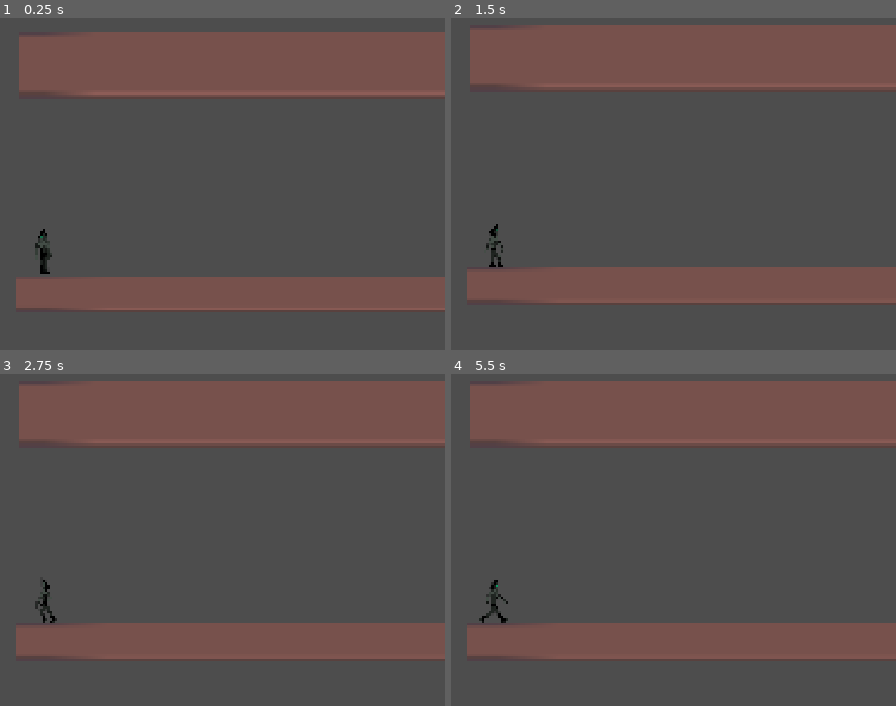
Above: before the commit, frames 1-4 (two rows, left to right).
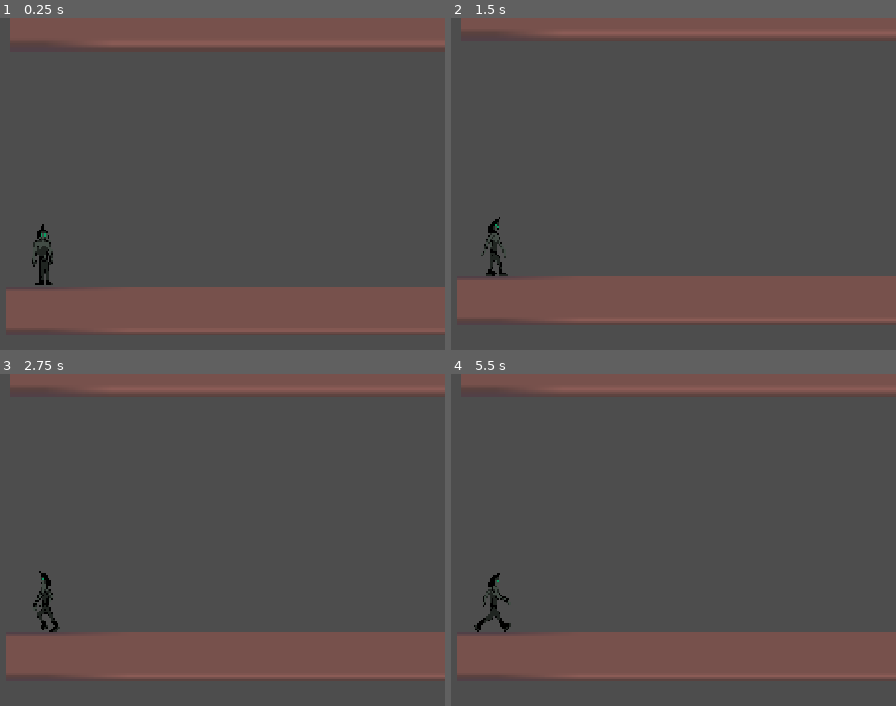
Above: after the commit, the same moments.

Repository: ParkHyun122/PlatformerGameJam2
Game: Godot game, scene res://test.tscn
The game is run twice, just before and just after one commit, with the same random seed, the same clock (stepped at 60 frames per second) and the same inputs.
Inputs (mouse positions are in pixels of both pictures, inside the frame that each line leads up to):
- Up to frame 1 (0.25 s): no input
- Up to frame 2 (1.5 s): move the mouse to (673, 220) at 0.52 s; hold S (crouch) 0.53-1.28 s; hold D (right) from 0.53 s (still down); tap W (jump) at 0.77, 1.07 s; tap Space (wall_cling) at 0.8, 1.35 s; move the mouse to (outside the picture) at 1.27 s
- Up to frame 3 (2.75 s): tap W (jump) at 1.52, 1.55, 1.82 s; tap Enter at 2 s; move the mouse to (124, 500) at 2.02 s; release D (right) at 2.03 s; hold A (left) from 2.03 s (still down); hold W (jump) from 2.03 s (still down); tap S (crouch) at 2.3 s
- Up to frame 4 (5.5 s): move the mouse to (455, 689) at 2.77 s; release A (left) at 2.78 s; release W (jump) at 2.78 s; hold D (right) 2.78-4.28 s; tap S (crouch) at 2.85, 4.55 s; tap W (jump) at 3.02, 3.32, 4.52, 4.82 s; tap Space (wall_cling) at 3.05, 4.35, 5.3 s; move the mouse to (735, 666) at 3.52 s; hold W (jump) 3.53-4.28 s; click (735, 666) at 3.6 s; move the mouse to (outside the picture) at 4.27 s; hold A (left) 4.28-5.03 s; move the mouse to (535, 599) at 5.02 s; hold D (right) from 5.03 s (still down); hold S (crouch) from 5.03 s (still down)

The runs differ from the first frame. In frame 1, 29% of the frame differs, in the area x 1-100%, y 0-96%; in frame 2, 26%; in frame 3, 26%; in frame 4, 26%.

Commit message:
cleaning up wall zip

Diff:
--- a/Scenes/Player/kunai.tscn
+++ b/Scenes/Player/kunai.tscn
@@ -55,6 +55,7 @@
 shape = SubResource("CapsuleShape2D_og1pr")
 
 [node name="AnimatedSprite2D" type="AnimatedSprite2D" parent="." unique_id=903719015]
+texture_filter = 1
 sprite_frames = SubResource("SpriteFrames_jl2j6")
 animation = &"Thrown"
 frame_progress = 0.25927463
--- a/Scenes/Player/player.tscn
+++ b/Scenes/Player/player.tscn
@@ -9,6 +9,8 @@
 [ext_resource type="Script" uid="uid://5g66wamlomtv" path="res://Scripts/Player/States/crouch.gd" id="7_0u5uq"]
 [ext_resource type="Script" uid="uid://v6tasynld3ka" path="res://Scripts/Player/States/fall.gd" id="8_jlvik"]
 [ext_resource type="Script" uid="uid://bd2n63seh8dfw" path="res://Scripts/Player/States/wallCling.gd" id="9_gk6dx"]
+[ext_resource type="Script" uid="uid://dnnvl8rl2cdla" path="res://Scripts/Player/States/wall_zip.gd" id="10_jhyir"]
+[ext_resource type="Script" uid="uid://db8xct81lhwsk" path="res://Scripts/Player/States/ceiling_hang.gd" id="11_74mp2"]
 
 [sub_resource type="CapsuleShape2D" id="CapsuleShape2D_uvnfx"]
 radius = 22.206396
@@ -136,15 +138,14 @@
 position = Vector2(-3.321809e-14, -21.65297)
 rotation = 0.00021225028
 scale = Vector2(2.2753935, -2.0843098)
-target_position = Vector2(300, 0)
+target_position = Vector2(800, 0)
 
 [node name="AnimatedSprite2D" type="AnimatedSprite2D" parent="." unique_id=140697639]
+texture_filter = 1
 position = Vector2(-2, -3)
 scale = Vector2(1.2891196, 1.2764285)
 sprite_frames = SubResource("SpriteFrames_dey5f")
-animation = &"Move"
-frame = 2
-frame_progress = 0.44162667
+animation = &"Idle"
 
 [node name="FiniteStateMachine" type="Node" parent="." unique_id=1146434802 node_paths=PackedStringArray("initial_state")]
 script = ExtResource("3_mtuoh")
@@ -173,7 +174,14 @@
 
 [node name="WallCling" type="Node" parent="FiniteStateMachine" unique_id=128717789]
 script = ExtResource("9_gk6dx")
-id = null
+metadata/_custom_type_script = "uid://2y37yx57ooc4"
+
+[node name="WallZip" type="Node" parent="FiniteStateMachine" unique_id=108372539]
+script = ExtResource("10_jhyir")
+metadata/_custom_type_script = "uid://2y37yx57ooc4"
+
+[node name="CeilingHang" type="Node" parent="FiniteStateMachine" unique_id=1557584603]
+script = ExtResource("11_74mp2")
 metadata/_custom_type_script = "uid://2y37yx57ooc4"
 
 [node name="Camera2D" type="Camera2D" parent="." unique_id=374039498]
--- /dev/null
+++ b/Scripts/Player/States/ceiling_hang.gd
@@ -0,0 +1,51 @@
+class_name CeilingHang
+extends State
+
+@onready var player: Player = $"../.."
+@export var hang_time_max := 1.5
+@export var drop_sway_speed := 180.0
+var hang_time := 0.0
+
+func enter():
+	print("State = CeilingHang")
+	player.sprite.play("Idle")
+	player.sprite.rotation = PI
+	hang_time = hang_time_max
+
+func physics_update(delta: float) -> void:
+	hang_time -= delta
+
+	if Input.is_action_just_pressed("wall_cling"):
+		player.sprite.rotation = 0
+		transition("WallZip")
+		return
+
+	if Input.is_action_pressed("crouch"):
+		_drop_or_assassinate()
+		return
+
+	if hang_time <= 0:
+		player.sprite.rotation = 0
+		transition("Fall")
+		return
+
+func _drop_or_assassinate() -> void:
+	player.sprite.rotation = 0
+	var enemy := _find_enemy_below()
+	if enemy != null:
+
+		transition("Idle")
+		return
+	var move_dir := player.get_x_input()
+	player.movement_velocity.x = move_dir * drop_sway_speed
+	transition("Fall")
+
+func _find_enemy_below() -> Node:
+	var space_state := player.get_world_2d().direct_space_state
+	var query := PhysicsRayQueryParameters2D.create(
+		player.global_position, player.global_position + Vector2.DOWN * 80
+	)
+	var result := space_state.intersect_ray(query)
+	if result and result.collider.is_in_group("enemies"):
+		return result.collider
+	return null
--- a/Scripts/Player/States/idle.gd
+++ b/Scripts/Player/States/idle.gd
@@ -24,7 +24,7 @@
 		transition("Fall")
 		return
 	elif Input.is_action_pressed("wall_cling"):
-		transition("WallCling")
+		transition("WallZip")
 		return
 	else:
 		player.movement_velocity = player.movement_velocity.move_toward(Vector2.ZERO, player.deceleration * delta)
--- a/Scripts/Player/States/run.gd
+++ b/Scripts/Player/States/run.gd
@@ -23,7 +23,7 @@
 		transition("Idle")
 		return
 	elif Input.is_action_just_pressed("wall_cling"):
-		transition("WallCling")
+		transition("WallZip")
 		return
 	else:
 		var target_x_velocity := move_dir * player.max_speed
--- a/Scripts/Player/States/wallCling.gd
+++ b/Scripts/Player/States/wallCling.gd
@@ -2,76 +2,47 @@
 extends State
 
 @onready var player: Player = $"../.."
-
-var surface_slope
-var cling_point
-var clinged_on := false
-var hang_time := 2.0
+@export var hang_time_max := 0.8
+@export var drop_sway_speed := 220.0
+var hang_time := 0.0
 
 func enter():
 	print("State = WallCling")
 	player.sprite.play("Idle")
-	#add vfx that makes it look like a dash
-	try_cling()
+	player.sprite.rotation = player.wall_surface_normal.angle() + PI / 2
+	hang_time = hang_time_max
 
-func physics_update(delta: float):
-	#it should take some time to get to the other side cuz its technically "dashing,
-	#although it is implemented as teleportation
-
-	#clings on!
-	if clinged_on == false:
-		player.position = cling_point
-		player.sprite.rotation = surface_slope.angle() + PI / 2
-		clinged_on = true;
-
-	if clinged_on and hang_time > 0:
-		hang_time -= delta
+func physics_update(delta: float) -> void:
+	hang_time -= delta
 
 	if Input.is_action_just_pressed("wall_cling"):
 		player.sprite.rotation = 0
-		try_cling()
+		transition("WallZip")
 		return
 
 	if Input.is_action_pressed("jump"):
 		player.sprite.rotation = 0
-		if surface_slope.y > 0.5:
-			# ceiling: no wall jump
+		if player.wall_surface_normal.y > 0.5:
 			transition("Fall")
 			return
-
-		player.movement_velocity.x = surface_slope.x * player.wall_jump_x_velocity
+		player.movement_velocity.x = player.wall_surface_normal.x * player.wall_jump_x_velocity
 		player.movement_velocity.y = player.jump_velocity
 		transition("Jump")
 		return
 
-	if (hang_time <= 0 or Input.is_action_pressed("crouch")
-		or Input.is_action_pressed("left")
-		or Input.is_action_pressed("right")):
+	if Input.is_action_pressed("crouch"):
+		_deliberate_drop()
+		return
+
+	if hang_time <= 0:
 		player.sprite.rotation = 0
 		player.grace_period = 0.0
-		transition("Fall")
+		transition("Fall") # forced — should feel like a slip, not a choice
 		return
 
-func try_cling():
-	hang_time = 0.7
-	clinged_on = false
-
-	var dir := player.get_mouse_dir()
-
-	player.raycast.rotation = dir.angle()
-	player.raycast.force_raycast_update()
-
-	if not player.raycast.is_colliding():
-		#make visual feedback to the players in ui layer so they know that theyre out of range
-		print("no platforms to cling on!")
-		transition("Idle")
-		return
-
-	var body := player.raycast.get_collider() as Node
-	if body == null or not body.is_in_group("platforms"):
-		transition("Idle")
-		return
-
-	player.movement_velocity = Vector2.ZERO
-	cling_point = player.raycast.get_collision_point()
-	surface_slope = player.raycast.get_collision_normal()
+func _deliberate_drop():
+	player.sprite.rotation = 0
+	player.grace_period = 0.0
+	var move_dir := player.get_x_input()
+	player.movement_velocity.x = move_dir * drop_sway_speed
+	transition("Fall")
--- /dev/null
+++ b/Scripts/Player/States/wall_zip.gd
@@ -0,0 +1,54 @@
+class_name WallZip
+extends State
+
+@onready var player: Player = $"../.."
+@export var zip_duration := 0.12
+
+var target_point: Vector2
+var tween: Tween
+
+func enter():
+	print("State = WallZip")
+	player.movement_velocity = Vector2.ZERO
+	player.knockback_velocity = Vector2.ZERO
+
+	if not find_target():
+		transition("Idle")
+		return
+
+	var dir := (target_point - player.global_position).normalized()
+	player.sprite.rotation = dir.angle()
+	player.sprite.play("Zip")
+
+	tween = player.create_tween()
+	tween.set_ease(Tween.EASE_OUT)
+	tween.set_trans(Tween.TRANS_CUBIC)
+	tween.tween_property(player, "global_position", target_point, zip_duration)
+	tween.finished.connect(_on_zip_finished)
+
+func physics_update(_delta: float) -> void:
+	pass
+
+func find_target() -> bool:
+	var dir := player.get_snapped_dir(player.get_mouse_dir())
+	player.raycast.rotation = dir.angle()
+	player.raycast.force_raycast_update()
+	if not player.raycast.is_colliding():
+		return false
+	var body := player.raycast.get_collider() as Node
+	if body == null or not body.is_in_group("platforms"):
+		return false
+	target_point = player.raycast.get_collision_point()
+	player.wall_surface_normal = player.raycast.get_collision_normal()
+	return true
+
+func _on_zip_finished():
+	player.sprite.rotation = 0
+	if absf(player.wall_surface_normal.y) > 0.7:
+		transition("CeilingHang")
+	else:
+		transition("WallCling")
+
+func exit():
+	if tween and tween.is_valid():
+		tween.kill()
--- a/Scripts/Player/player.gd
+++ b/Scripts/Player/player.gd
@@ -3,10 +3,10 @@
 
 @onready var sprite : AnimatedSprite2D = $AnimatedSprite2D
 @onready var raycast : RayCast2D = $CollisionShape2D/WallDetector
-@onready var main = get_tree().get_root().get_node("Test")
-@onready var kunai = load("res://Scenes/Player/kunai.tscn")
+@onready var main = get_tree().current_scene
+@onready var kunai = preload("res://Scenes/Player/kunai.tscn")
 
-@export var max_speed := 300.0
+@export var max_speed := 200.0
 @export var acceleration := 1200.0
 @export var deceleration := 3000.0
 @export var turn_deceleration := 4500.0
@@ -24,7 +24,36 @@
 var grace_period := 0.0
 var movement_velocity := Vector2.ZERO
 var knockback_velocity := Vector2.ZERO
+var wall_surface_normal := Vector2.ZERO
 
+const N_DIAG = 0.707107
+
+const EIGHT_DIRS := [
+	Vector2.RIGHT, Vector2(N_DIAG, N_DIAG), Vector2.DOWN, Vector2(-N_DIAG, N_DIAG),
+	Vector2.LEFT, Vector2(-N_DIAG, -N_DIAG), Vector2.UP, Vector2(N_DIAG, -N_DIAG)
+]
+
+func get_snapped_dir(raw_dir: Vector2) -> Vector2:
+	var best_dir := EIGHT_DIRS[0]
+	var best_dot := -INF
+	for d in EIGHT_DIRS:
+		var dot := raw_dir.dot(d)
+		if dot > best_dot:
+			best_dot = dot
+			best_dir = d
+	return best_dir
+
+# call every physics frame from a state OTHER than WallZip/WallCling/CeilingHang
+func update_zip_trace(trace: Line2D) -> void:
+	var dir := get_snapped_dir(get_mouse_dir())
+	raycast.rotation = dir.angle()
+	raycast.force_raycast_update()
+	if raycast.is_colliding():
+		trace.default_color = Color.GREEN if (raycast.get_collider() as Node).is_in_group("platforms") else Color.RED
+		trace.points = [Vector2.ZERO, to_local(raycast.get_collision_point())]
+	else:
+		trace.default_color = Color.RED
+		trace.points = [Vector2.ZERO, dir * wall_cling_range]
 func _ready() -> void:
 	raycast.target_position.x = wall_cling_range
 
--- a/project.godot
+++ b/project.godot
@@ -17,10 +17,10 @@
 
 [display]
 
-window/size/viewport_width=1920
-window/size/viewport_height=1080
-window/size/window_width_override=800
-window/size/window_height_override=600
+window/size/viewport_width=1440
+window/size/viewport_height=810
+window/size/window_width_override=1920
+window/size/window_height_override=1080
 window/stretch/mode="canvas_items"
 
 [dotnet]
Not shown, added: Scripts/Player/States/ceiling_hang.gd.uid
Not shown, added: Scripts/Player/States/wall_zip.gd.uid
